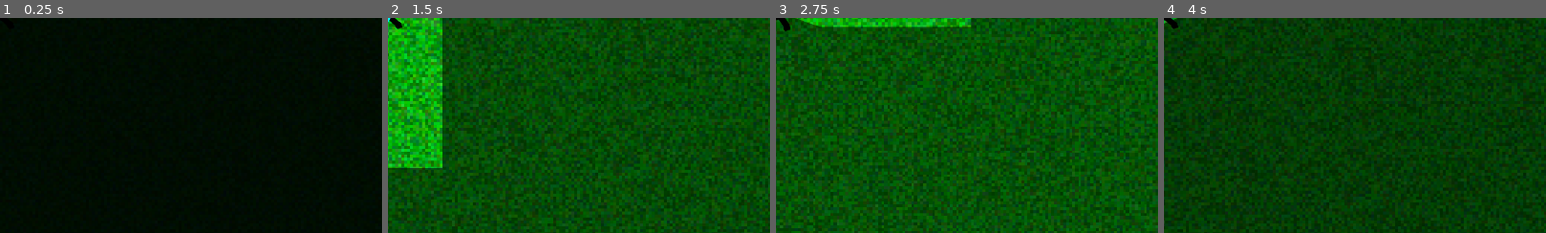
Above: before the commit, frames 1-4 (left to right).
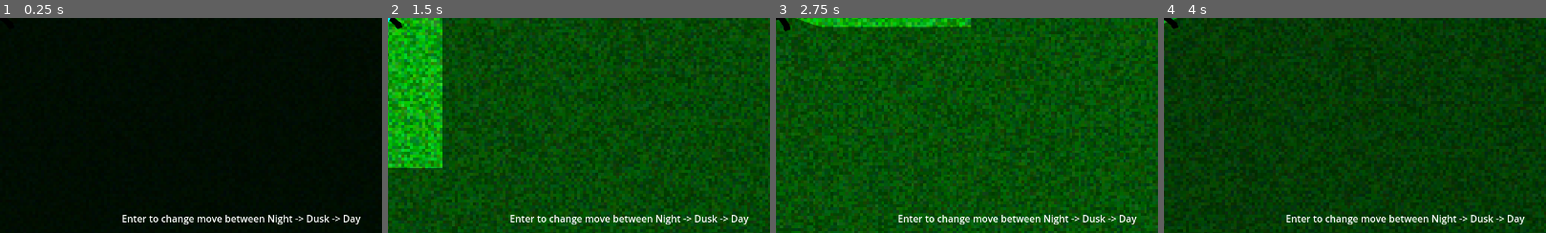
Above: after the commit, the same moments.

Repository: Small-Loan-Studio/TGO
Game: Godot game, scene res://Scratch/Movement/TestMovement.tscn
Two runs of this game, one before a commit and one after it. Both use one fixed random seed, a clock stepped at 60 frames per second and the inputs below. The project has no main scene, so this scene is started directly.
Inputs:
- Up to frame 1 (0.25 s): no input
- Up to frame 2 (1.5 s): tap Enter (ui_accept) at 0.5, 0.77 s; hold Right (right) 0.53-1.28 s; hold Down (down) from 1.28 s (still down)
- Up to frame 3 (2.75 s): tap Enter (ui_accept) at 1.52 s; release Down (down) at 2.03 s; hold Right (right) from 2.03 s (still down)
- Up to frame 4 (4 s): release Right (right) at 2.78 s; hold Up (up) 2.78-3.53 s; tap Enter (ui_accept) at 3.02, 3.77 s; hold Left (left) from 3.53 s (still down)
The pictures show only the part of the screen within x 50-100%, y 49-99%; the shares and areas given below are measured in that part.

The runs differ from the first frame. In frame 1, 1.1% of the frame differs, in the area x 32-95%, y 91-97%; in frame 2, 1.1%; in frame 3, 1.1%; in frame 4, 1.1%.

Commit message:
disable modulate visibility add hint for day phase rotation

Diff:
--- a/Scratch/Movement/TestMovement.gd
+++ b/Scratch/Movement/TestMovement.gd
@@ -3,6 +3,10 @@
 @onready var _modulate: CanvasModulate = $CanvasModulate
 
 var _state: int = 0
+
+func _ready() -> void:
+	if !_modulate.visible:
+		_modulate.visible = true
 
 func _unhandled_input(_event: InputEvent) -> void:
 	if _event.is_action_pressed('ui_accept'):
--- a/Scratch/Movement/TestMovement.tscn
+++ b/Scratch/Movement/TestMovement.tscn
@@ -21,6 +21,7 @@
 [node name="Camera2D" type="Camera2D" parent="Player"]
 
 [node name="CanvasModulate" type="CanvasModulate" parent="."]
+visible = false
 position = Vector2(0, -1)
 color = Color(0.0784314, 0.0784314, 0.156863, 1)
 
@@ -32,3 +33,13 @@
 
 [node name="Tree3" parent="." instance=ExtResource("4_diq26")]
 position = Vector2(286, -134)
+
+[node name="CanvasLayer" type="CanvasLayer" parent="."]
+layer = 100
+
+[node name="Label" type="Label" parent="CanvasLayer"]
+offset_left = 844.0
+offset_top = 676.0
+offset_right = 1258.0
+offset_bottom = 699.0
+text = "Enter to change move between Night -> Dusk -> Day"
